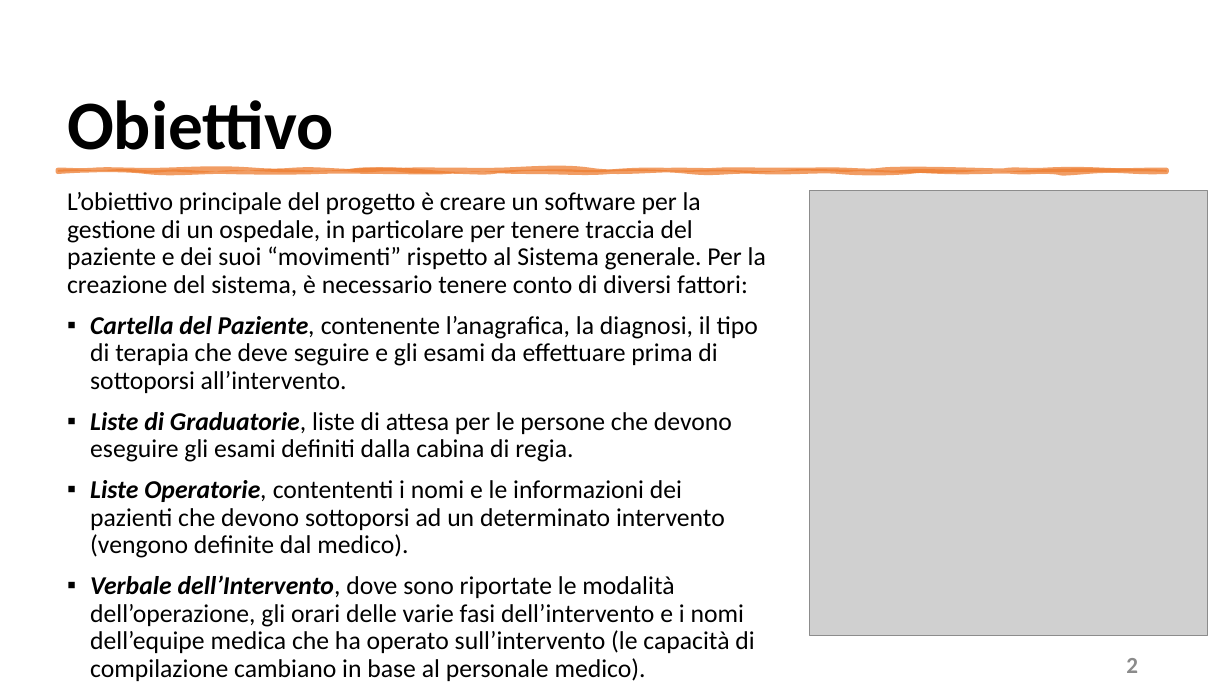
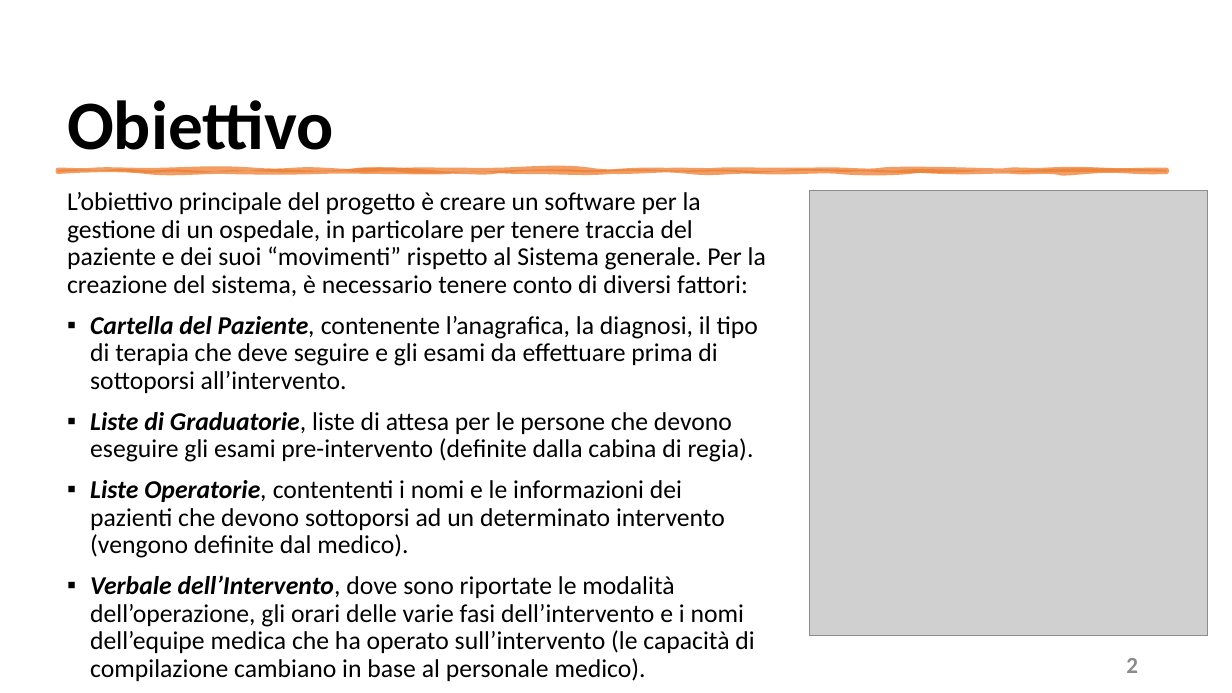
Before and after one commit to mangilimatteo/Progetto_Ingegneria_Software_Cattaneo_Mangili_Saini, a slide deck: slide 2 of Presentazione/Presentazione_Progetto.pptx. Drawn at 1232x693 pixels with LibreOffice and Linux fonts; fonts in the diff are those of the drawing; grey boxes stand for pictures. Boxes give left, top, right and bottom in pixels: in the first picture for what was removed or moved away, otherwise in the second. Text is boxed around its words. In the diff, an @@ line names an element or a change of style, - is before the commit and + after.

```diff
--- a/Presentazione/Presentazione_Progetto.pptx
+++ b/Presentazione/Presentazione_Progetto.pptx
@@ text at [90, 412, 754, 462]: text changed @@
-▪ Liste di Graduatorie, liste di attesa per le persone che devono eseguire gli esami definiti dalla cabina di regia.
+▪ Liste di Graduatorie, liste di attesa per le persone che devono eseguire gli esami pre-intervento (definite dalla cabina di regia).
```
Also in this commit, not shown: 11 other slides changed.
